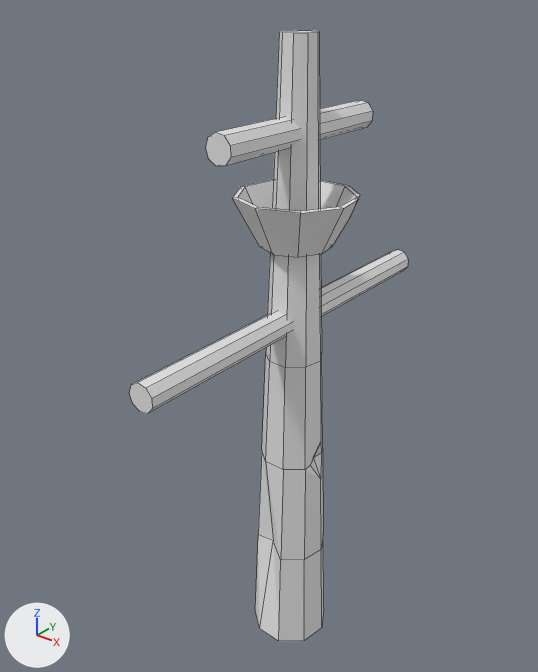
The Blender file Blender/pirateStaff.blend, before and after one commit.
Before and after are seen from a 50 mm camera at (1.99, -2.68, 3.51) aimed at (-0.15, -0.01, 1.85). The lights are fixed; the arrows at lower left show +X, +Y and +Z. Mesh edges are drawn as thin lines.
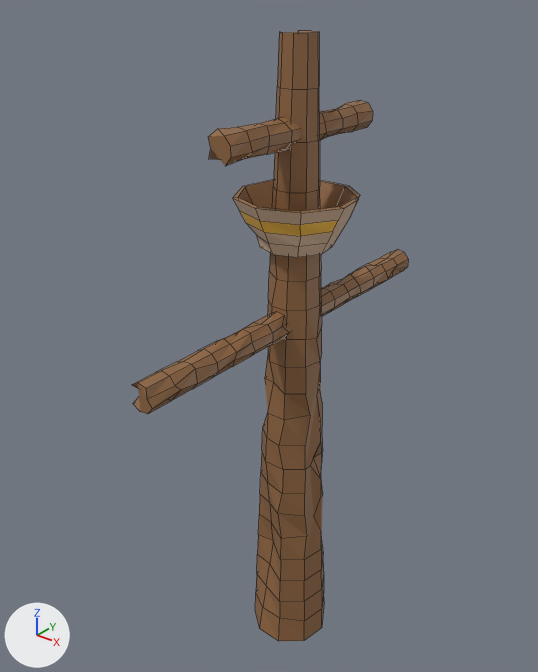
Patch to the scene script:
```diff
--- a/Blender/pirateStaff.blend.py
+++ b/Blender/pirateStaff.blend.py
@@ img_q9br6nl__png @@
+img_q9br6nl__png = load_image('q9Br6nl-.png', '../P3 2021/Assets/Materials/q9Br6nl-.png', 8, 8, 'sRGB')
@@ mat_material_001 @@
+mat_material_001 = principled_material('Material.001')
+mat_material_001.texture = img_q9br6nl__png
@@ me_cylinder @@
 # used by ob_cylinder; location = (0.0, 0.0, 1.02)
-me_cylinder.from_pydata(...)  # 143 vertices, 136 faces; spans x -0.29..0.29, y -0.3..0.28, z -1.0..2.27
+me_cylinder.from_pydata(...)  # 302 vertices, 280 faces; spans x -0.29..0.29, y -0.3..0.28, z -1.0..2.27
+# me_cylinder part 1: 3 vertices moved from x -0.29..0.14, y -0.05..0.16, z -1.0..2.27 to x -0.29..0.13, y -0.04..0.18, z -0.96..2.22; 2 vertices removed from x -0.12..0.12, y -0.07..0.15, z -0.41..0.77; 161 vertices added at x -0.26..0.26, y -0.27..0.25, z -0.85..2.06
+# me_cylinder part 2: 52 kept faces spanning x -0.29..0.29, y -0.3..0.28, z 0.06..2.27 get new texture (UV) coordinates
+me_cylinder.materials.append(mat_material_001)  # picture img_q9br6nl__png
@@ me_cylinder_001 @@
 # used by ob_cylinder_001; location = (0.0, 0.0, 2.001); rotation_euler = (1.571, 0.524, 0.0), in degrees (90, 30, 0); scale = (0.674, 0.674, 1.01)
-me_cylinder_001.from_pydata(...)  # 18 vertices, 11 faces; spans x -0.1..0.1, y -0.09..0.1, z -1.0..1.0
+me_cylinder_001.from_pydata(...)  # 153 vertices, 146 faces; spans x -0.11..0.12, y -0.09..0.1, z -1.0..1.01
+# me_cylinder_001 part 3: 2 vertices moved from x -0.09..0.06, y -0.05..0.08, z 1.0 to x -0.04..0.04, y -0.03..0.05, z 0.96..1.01; 135 vertices added at x -0.11..0.12, y -0.09..0.1, z -0.89..0.88
+# me_cylinder_001 part 4: 1 kept faces spanning x -0.1..0.1, y -0.09..0.1, z 0.96..1.01 get new texture (UV) coordinates
+me_cylinder_001.materials.append(mat_material_001)  # picture img_q9br6nl__png
@@ me_cylinder_002 @@
 # used by ob_cylinder_002; location = (0.0, 0.0, 2.894); rotation_euler = (1.571, 0.524, 0.0), in degrees (90, 30, 0); scale = (0.674, 0.674, 0.518)
-me_cylinder_002.from_pydata(...)  # 18 vertices, 11 faces; spans x -0.1..0.1, y -0.09..0.1, z -1.0..1.0
+me_cylinder_002.from_pydata(...)  # 81 vertices, 74 faces; spans x -0.1..0.1, y -0.09..0.1, z -1.0..1.0
+# me_cylinder_002 part 5: 4 vertices moved from x -0.09..0.03, y -0.09..0.08, z -1.0..1.0 to x -0.08..0.03, y -0.08..0.08, z -0.95..1.0; 63 vertices added at x -0.1..0.1, y -0.09..0.1, z -0.76..0.76
+# me_cylinder_002 part 6: 2 faces spanning x -0.1..0.1, y -0.09..0.1, z -1.0..1.0 switch from no material to mat_material_001 (picture img_q9br6nl__png)
```

What differs and where, as boxes [x1, y1, x2, y2] in the pictures (538 x 672 px):
'Cylinder.001', reshaped
    before: [130, 249, 408, 414]
    after: [132, 249, 408, 414]
'Cylinder.002', reshaped
    before: [206, 100, 373, 166]
    after: [208, 100, 373, 166]
part 1 of me_cylinder, built on
    before: [262, 253, 324, 621]
    after: [232, 32, 359, 641]
part 2 of me_cylinder, surface changed (grey to brown)
    both: [233, 30, 360, 479]
part 3 of me_cylinder_001, built on
    before: [146, 253, 408, 409]
    after: [132, 249, 408, 414]
part 4 of me_cylinder_001, surface changed (grey to brown)
    both: [133, 383, 152, 414]
part 5 of me_cylinder_002, built on
    before: [217, 100, 367, 135]
    after: [219, 100, 373, 166]
part 6 of me_cylinder_002, recoloured (grey to brown)
    both: [208, 134, 231, 165]
